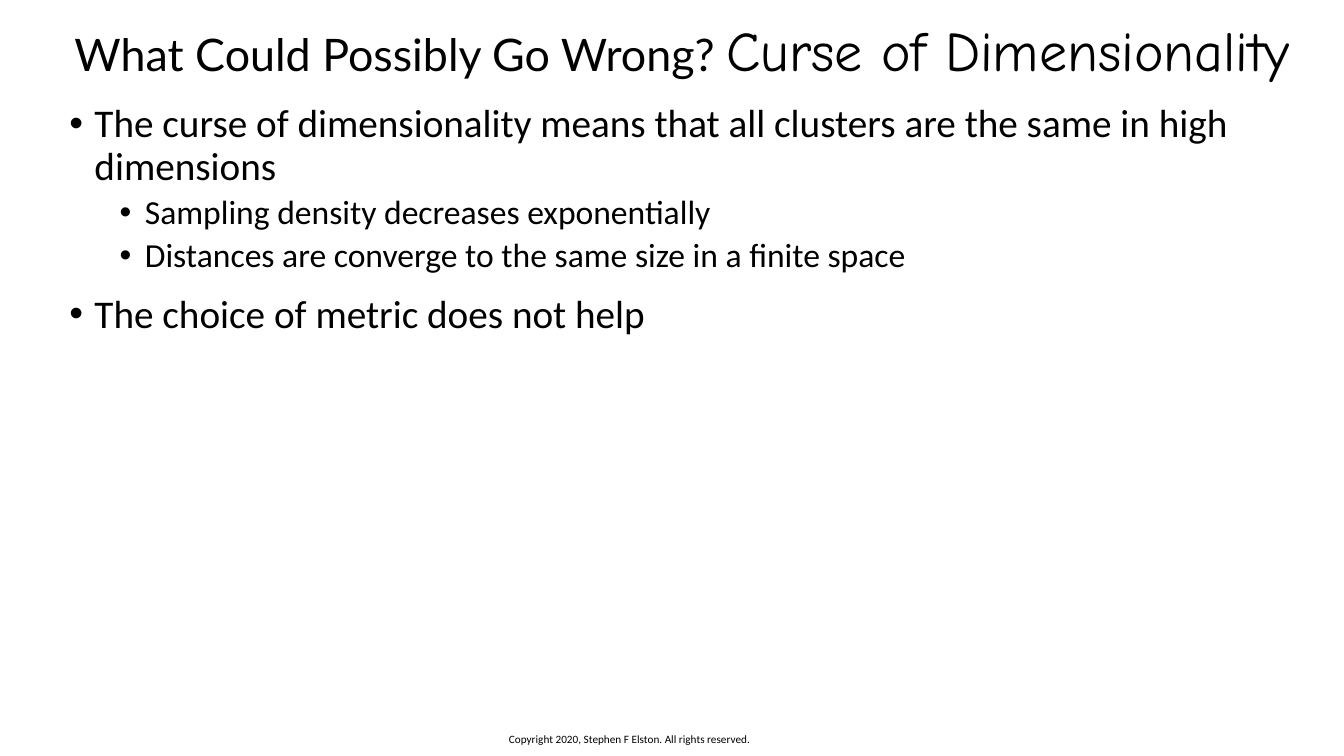
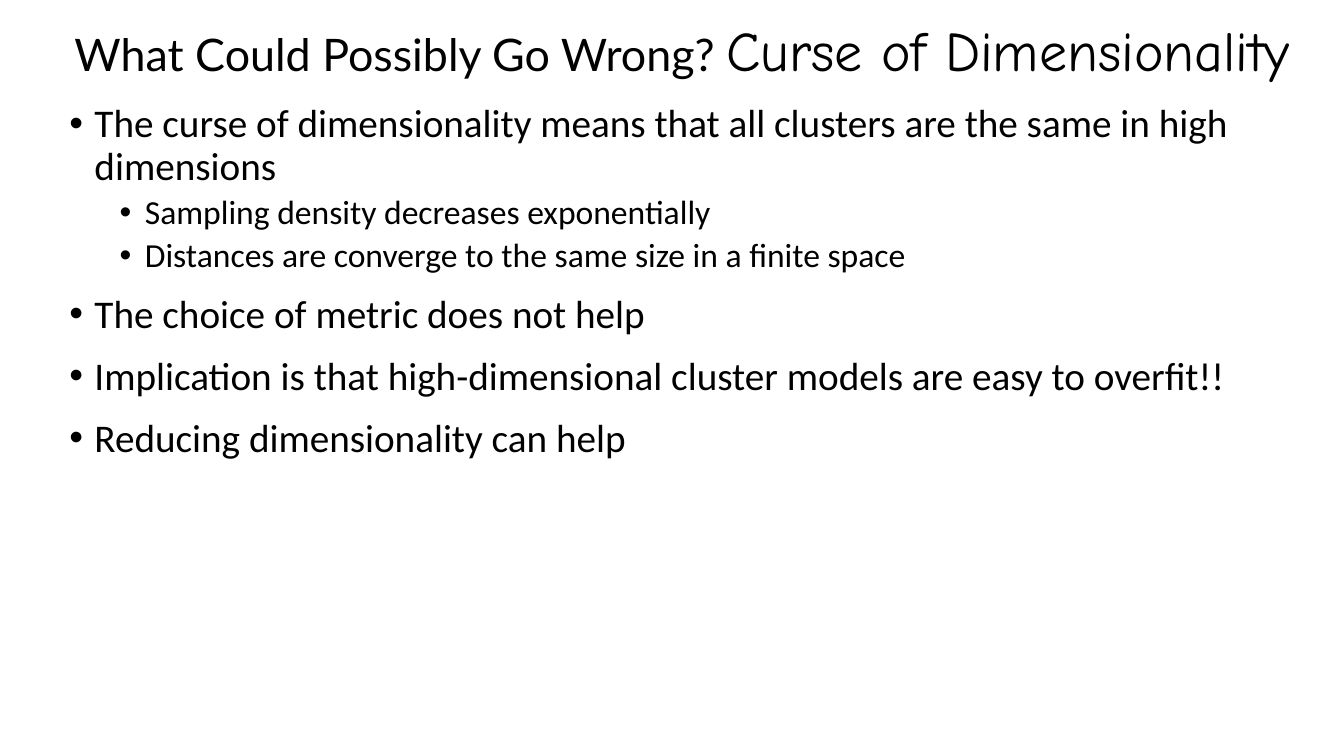
Before and after one commit to StephenElston/CSCI-E-83, a slide deck: slide 58 of Lesson12/IntroductionToClustering.pptx (slide 52 before the commit). Drawn at 1344x756 pixels with LibreOffice and Linux fonts; fonts in the diff are those of the drawing. Boxes give left, top, right and bottom in pixels: in the first picture for what was removed or moved away, otherwise in the second. Text is boxed around its words. In the diff, an @@ line names an element or a change of style, - is before the commit and + after.

```diff
--- a/Lesson12/IntroductionToClustering.pptx
+++ b/Lesson12/IntroductionToClustering.pptx
@@ text at (94,362,1224,459): paragraphs added @@
+• Implication is that high-dimensional cluster models are easy to overfit!!
+• Reducing dimensionality can help
@@ text removed at (509,735,750,745) @@
-Copyright 2020, Stephen F Elston. All rights reserved.
```
Also in this commit, not shown: 67 other slides changed, 6 slides added.
